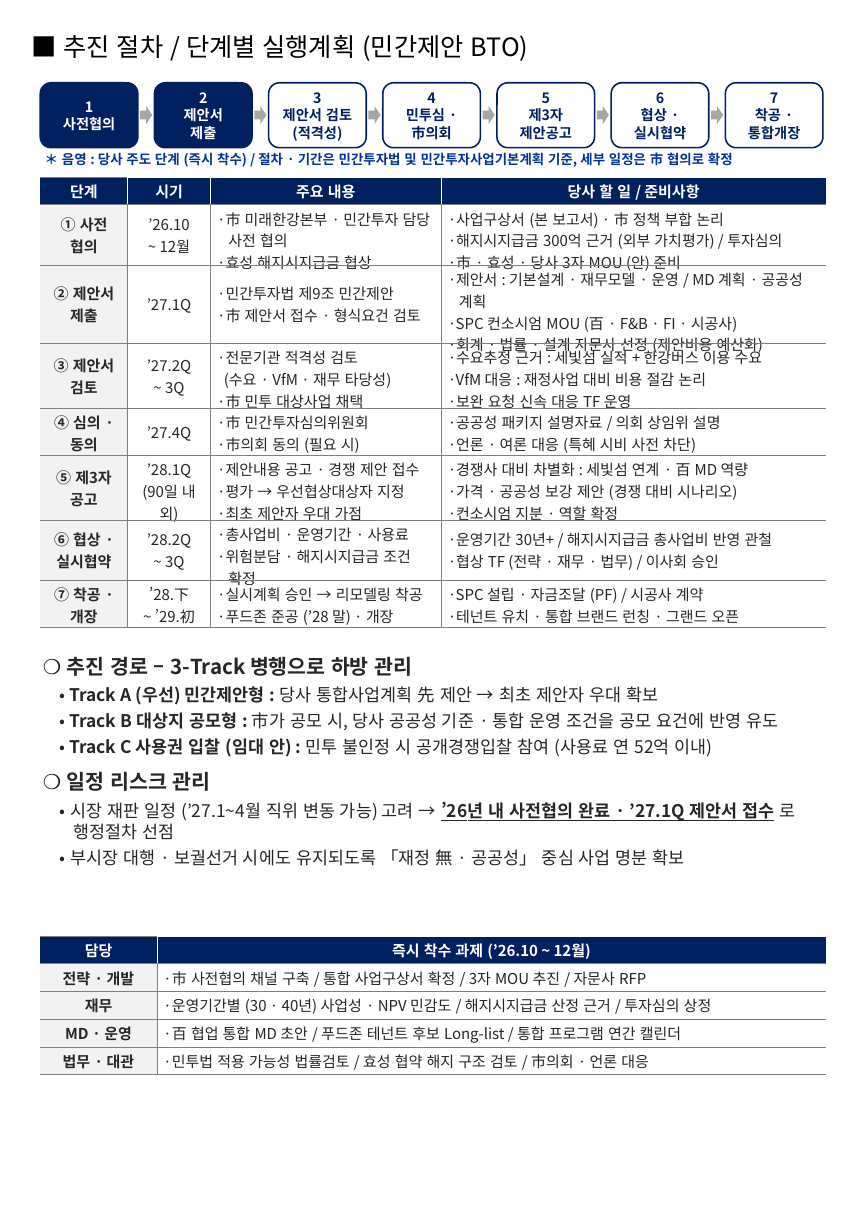
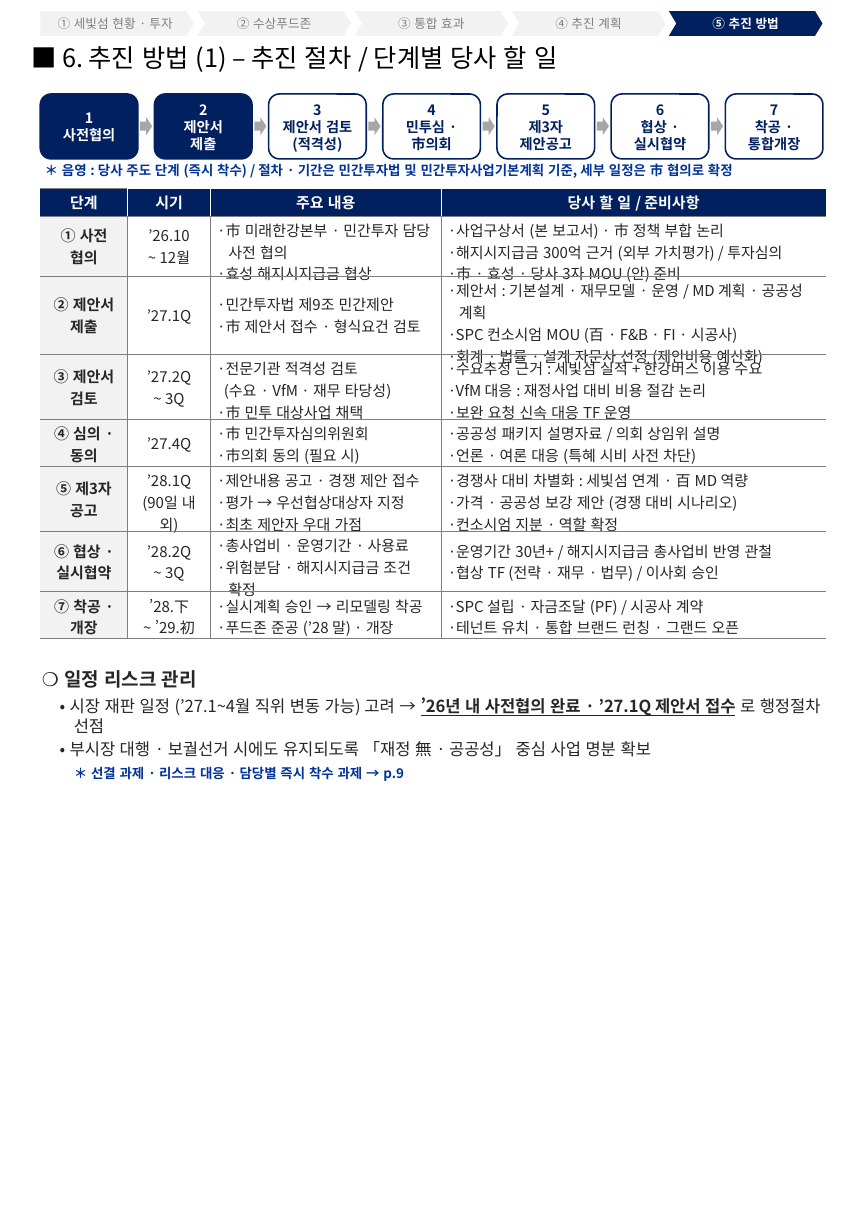
Before and after one commit to ukyung8822/test1, a slide deck: slide 8 of 세빛섬_인수변경안_보완.pptx (slide 7 before the commit). Drawn at 853x1232 pixels with LibreOffice and Linux fonts; fonts in the diff are those of the drawing. Boxes give left, top, right and bottom in pixels: in the first picture for what was removed or moved away, otherwise in the second. Text is boxed around its words. In the diff, an @@ line names an element or a change of style, - is before the commit and + after.

```diff
--- a/세빛섬_인수변경안_보완.pptx
+++ b/세빛섬_인수변경안_보완.pptx
@@ pentagon arrow added at <box>40,11,193,36</box>, fill #F2F2F2, 8 pt, text #7F7F7F @@
+① 세빛섬 현황 · 투자
@@ chevron added at <box>198,11,351,36</box>, fill #F2F2F2, 8 pt, text #7F7F7F @@
+② 수상푸드존
@@ chevron added at <box>355,11,508,36</box>, fill #F2F2F2, 8 pt, text #7F7F7F @@
+③ 통합 효과
@@ chevron added at <box>512,11,665,36</box>, fill #F2F2F2, 8 pt, text #7F7F7F @@
+④ 추진 계획
@@ chevron added at <box>669,11,822,36</box>, fill #002060, 8 pt, text #FFFFFF, bold @@
+⑤ 추진 방법
@@ text at <box>62,46,557,72</box>: text changed @@
-■ 추진 절차 / 단계별 실행계획 (민간제안 BTO)
+■ 6. 추진 방법 (1) – 추진 절차 / 단계별 당사 할 일
@@ 7 rounded rectangles, 6 right arrows, 1 table, 1 text: place and size @@
-7 rounded rectangles, 6 right arrows, 1 table, 1 text at <box>40,83,827,629</box>
+7 rounded rectangles, 6 right arrows, 1 table, 1 text at <box>40,94,827,643</box>
@@ text at <box>67,656,778,757</box>: paragraphs removed @@
-❍ 추진 경로 – 3-Track 병행으로 하방 관리
-• Track A (우선) 민간제안형 : 당사 통합사업계획 先 제안 → 최초 제안자 우대 확보
-• Track B 대상지 공모형 : 市가 공모 시, 당사 공공성 기준 · 통합 운영 조건을 공모 요건에 반영 유도
-• Track C 사용권 입찰 (임대 안) : 민투 불인정 시 공개경쟁입찰 참여 (사용료 연 52억 이내)
@@ text "❍ 일정 리스크 관리": place and size @@
-text "❍ 일정 리스크 관리" at <box>67,656,795,866</box>
+text "❍ 일정 리스크 관리" at <box>64,670,821,781</box>
@@ text at <box>64,670,821,757</box>: size 13 to 12 pt in "❍ 일정 리스크 관리"; size 11 to 10.5 pt in "• 시장 재판 일정 (’27.1~4월 직위 변동 ...", "• 부시장 대행 · 보궐선거 시에도 유지되도록 ..."; less space between paragraphs @@
@@ text at <box>91,766,404,781</box>: paragraph added @@
+＊ 선결 과제 · 리스크 대응 · 담당별 즉시 착수 과제 → p.9
@@ table removed at <box>40,936,826,1075</box>, 5 rows, 2 columns @@
-담당 | 즉시 착수 과제 (’26.10 ~ 12월)
-전략 · 개발 | ·市 사전협의 채널 구축 / 통합 사업구상서 확정 / 3자 MOU 추진 / 자문사 RFP
-재무 | ·운영기간별 (30 · 40년) 사업성 · NPV 민감도 / 해지시지급금 산정 근거 / 투자심의 상정
-MD · 운영 | ·百 협업 통합 MD 초안 / 푸드존 테넌트 후보 Long-list / 통합 프로그램 연간 캘린더
-법무 · 대관 | ·민투법 적용 가능성 법률검토 / 효성 협약 해지 구조 검토 / 市의회 · 언론 대응
```
Also in this commit, not shown: 4 other slides changed, 2 slides added.
